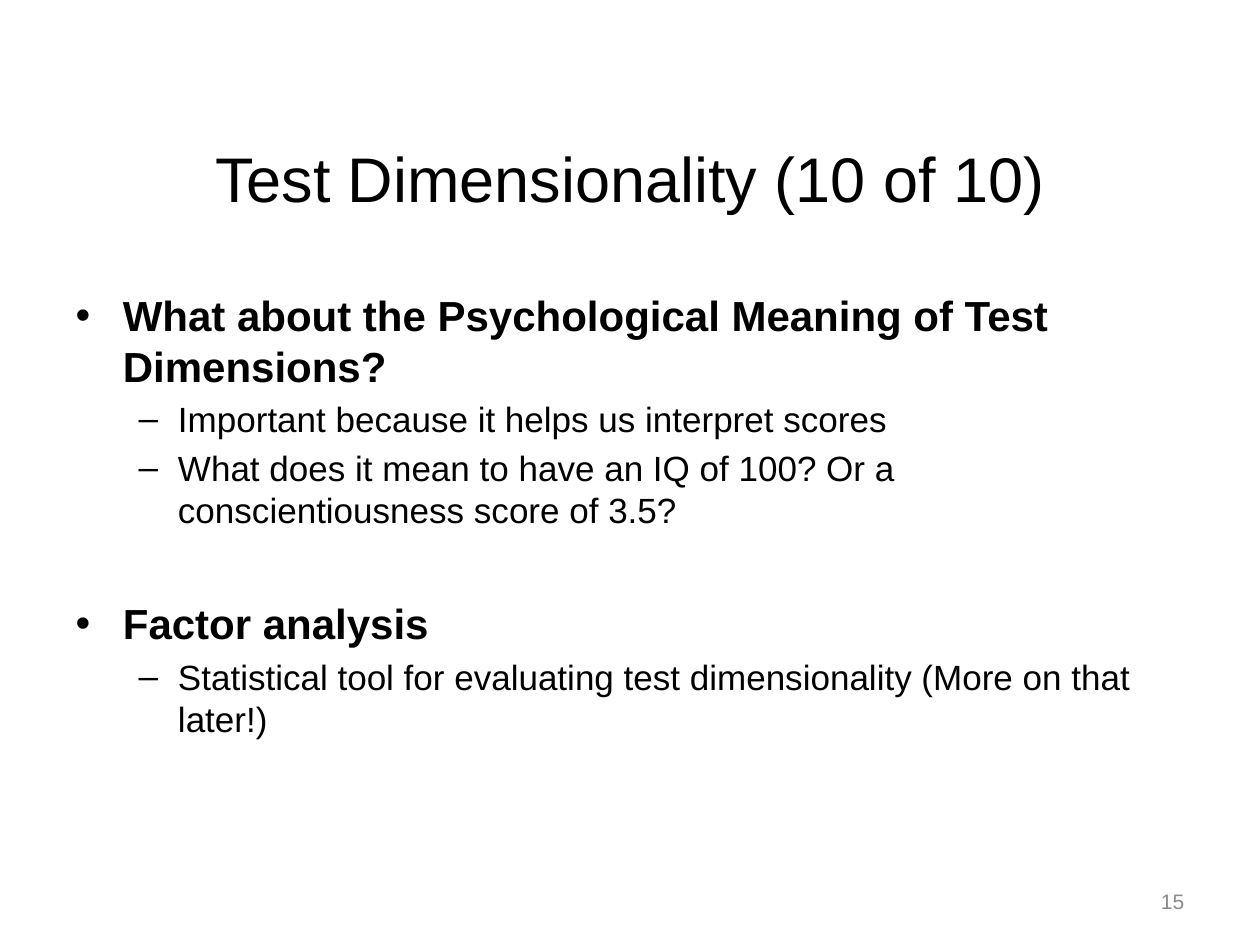
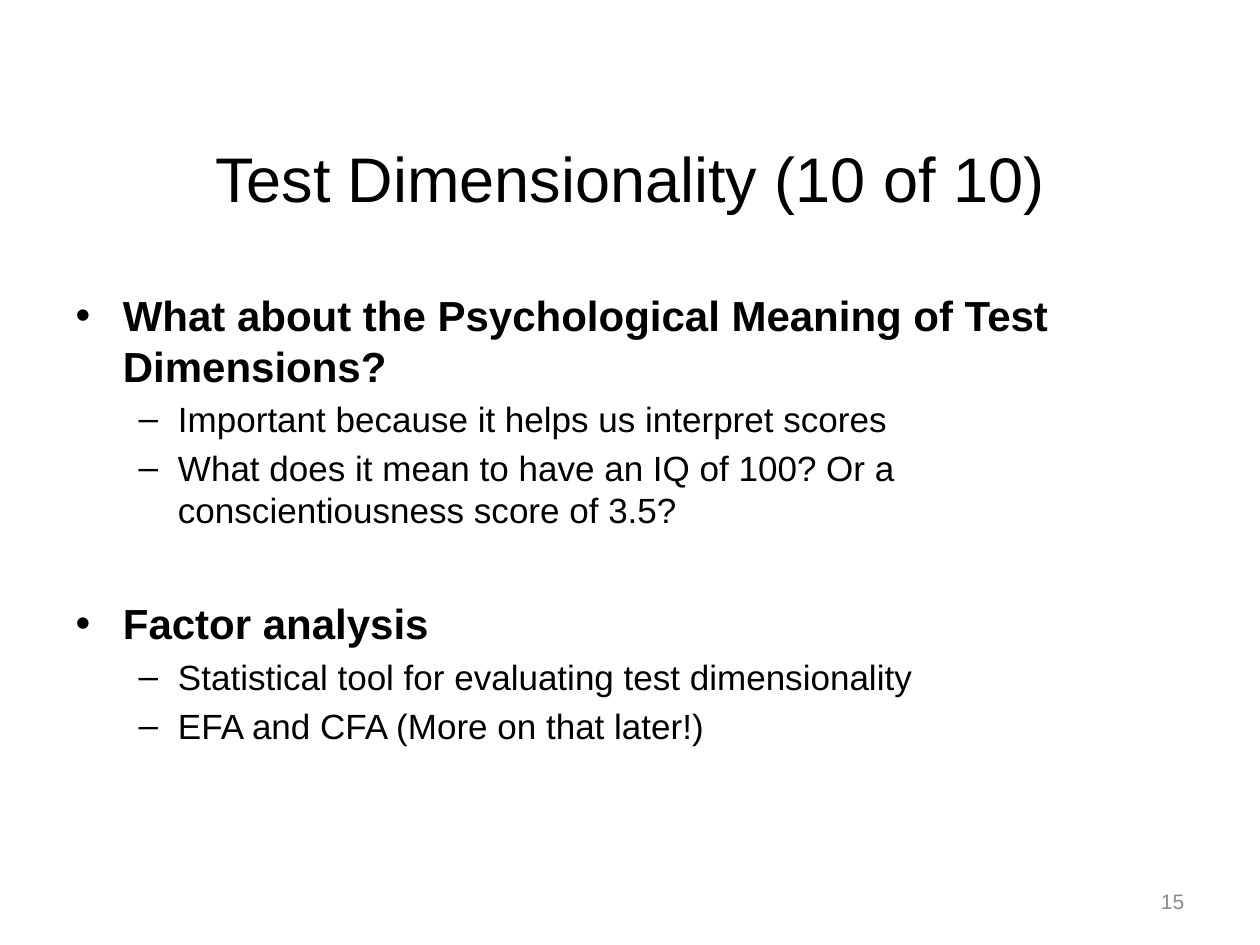
Before and after one commit to npm27/Teaching-Materials, a slide deck: slide 15 of Tests and Eval/Fall 25/Slides/4 Chapter 4 Part 1.pptx. Drawn at 1260x945 pixels with LibreOffice and Linux fonts; fonts in the diff are those of the drawing. Boxes give left, top, right and bottom in pixels: in the first picture for what was removed or moved away, otherwise in the second. Text is boxed around its words. In the diff, an @@ line names an element or a change of style, - is before the commit and + after.

```diff
--- a/Tests and Eval/Fall 25/Slides/4 Chapter 4 Part 1.pptx
+++ b/Tests and Eval/Fall 25/Slides/4 Chapter 4 Part 1.pptx
@@ text at <box>178,664,912,746</box>: text changed @@
-  – Statistical tool for evaluating test dimensionality (More on that later!)
+  – Statistical tool for evaluating test dimensionality
+  – EFA and CFA (More on that later!)
```
Also in this commit, not shown: 2 other slides changed, 3 slides removed, 39 other files.
